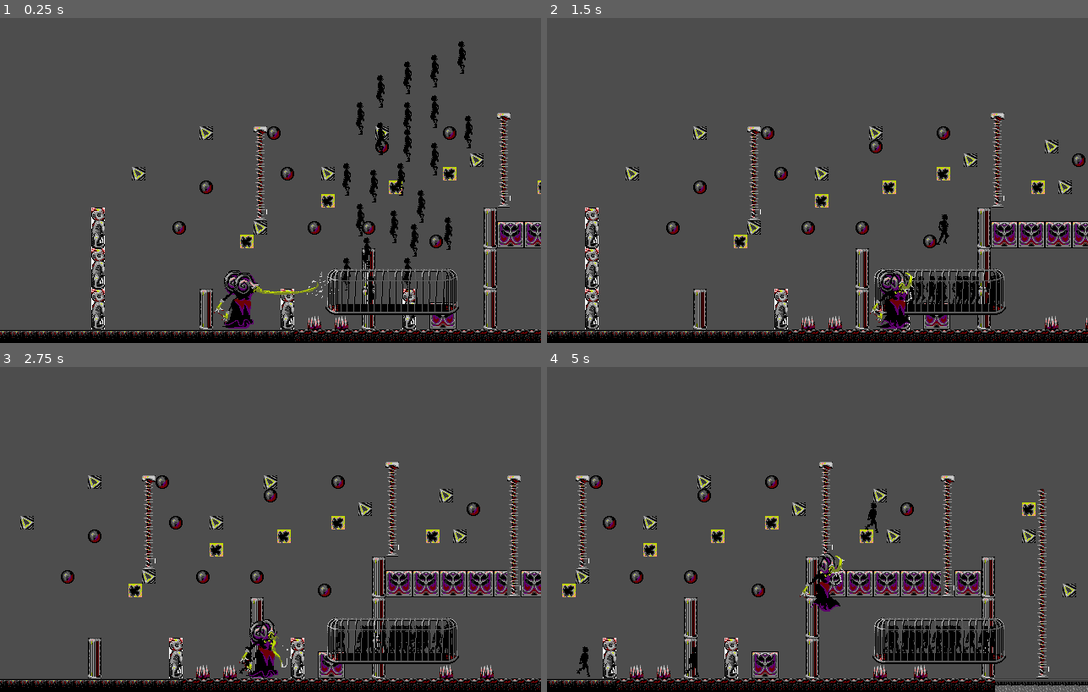
Above: before the commit, frames 1-4 (two rows, left to right).
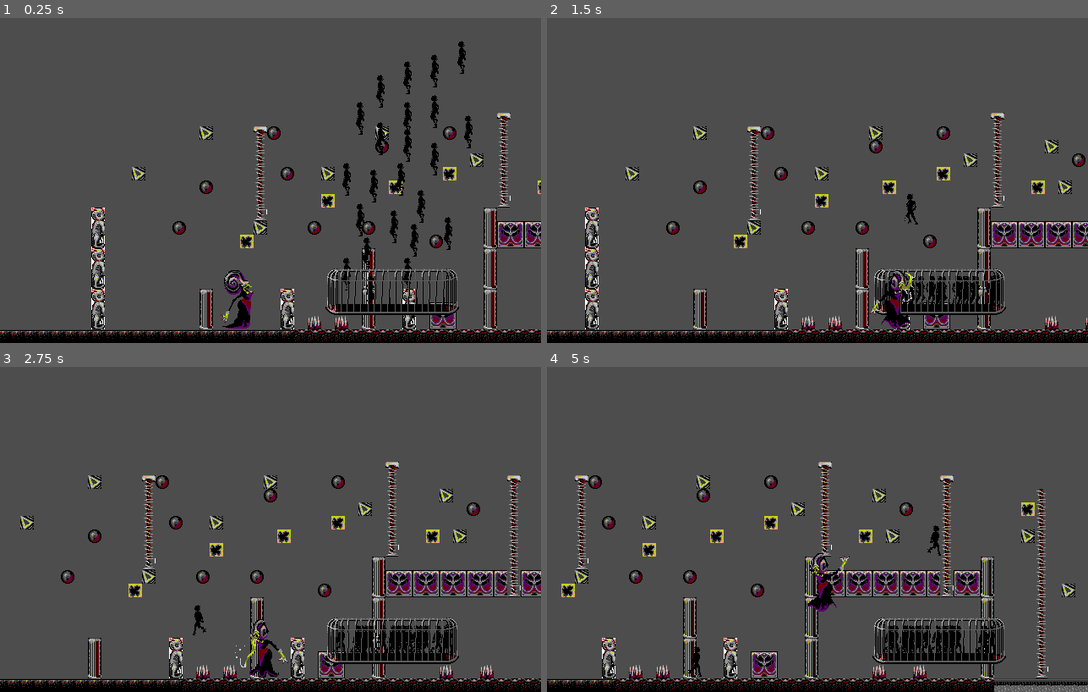
Above: after the commit, the same moments.

Repository: jojovary/HNUWinterGameJam24
Game: Godot game, scene res://Szenen/PrototypeLevel.tscn
The game is run twice, just before and just after one commit, with the same random seed, the same clock (stepped at 60 frames per second) and the same inputs.
Inputs (mouse positions are in pixels of both pictures, inside the frame that each line leads up to):
- Up to frame 1 (0.25 s): no input
- Up to frame 2 (1.5 s): tap Enter (eat) at 0.5 s; move the mouse to (936, 164) at 0.52 s; hold Right (ui_right) from 0.53 s (still down); tap E (Slash) at 0.6 s; click (936, 164) at 0.67 s; tap Space (jump) at 0.77 s; tap Q (Whip) at 0.8, 1.35 s; move the mouse to (709, 196) at 1.27 s; click (709, 196) at 1.42 s
- Up to frame 3 (2.75 s): tap Space (jump) at 1.52 s; tap E (Slash) at 1.55 s; move the mouse to (324, 458) at 2.02 s; release Right (ui_right) at 2.03 s; hold Left (ui_left) from 2.03 s (still down); hold Right mouse button (Dash) from 2.03 s (still down); click (324, 458) at 2.17 s; tap Q (Whip) at 2.3 s
- Up to frame 4 (5 s): move the mouse to (790, 594) at 2.77 s; release Left (ui_left) at 2.78 s; release Right mouse button (Dash) at 2.78 s; hold Right (ui_right) 2.78-4.28 s; tap E (Slash) at 2.85, 4.55 s; click (790, 594) at 2.92 s; tap Space (jump) at 3.02, 3.77, 4.52 s; move the mouse to (979, 578) at 3.52 s; tap Q (Whip) at 3.6 s; click (979, 578) at 3.67 s; move the mouse to (655, 480) at 4.27 s; hold Left (ui_left) from 4.28 s (still down); tap Enter (eat) at 4.35 s; click (655, 480) at 4.42 s

The runs differ from the first frame. In frame 1, 0.5% of the frame differs, in the area x 39-63%, y 78-96%; in frame 2, 0.4%; in frame 3, 0.8%; in frame 4, 8.3%, in the area x 0-100%, y 29-100%.
Error before the commit: Attempt to call function 'hide' in base 'null instance' on a null instance. (res://Scripte/playerMovement.gd:52)

Commit message:
Animation und Hitboxes fixed

Diff:
--- a/ssss/Scripte/cage.gd
+++ b/ssss/Scripte/cage.gd
@@ -7,7 +7,7 @@
 	Global.cage = self.get_path()
 
 func _physics_process(delta: float) -> void:
-	print(self.get_path())
+	#print(self.get_path())
 
 	$".".position +=  direction * delta
 
--- a/ssss/Scripte/global.gd
+++ b/ssss/Scripte/global.gd
@@ -22,7 +22,7 @@
 	if time_passed >= wait_time:
 		# release human
 		if enemies.size() > 0:
-			print(enemies[randi_range(0,enemies.size()-1)])
+			#print(enemies[randi_range(0,enemies.size()-1)])
 			var enemy = get_node(enemies[randi_range(0,enemies.size()-1)])
 			var cager = get_node(cage)
 			enemy.changeState()
--- a/ssss/Scripte/main_menu_parallax.gd
+++ b/ssss/Scripte/main_menu_parallax.gd
@@ -30,15 +30,15 @@
 
 func _input(event):
 	if event is InputEventMouseButton:
-		print("Mouse Click/Unclick at: ", event.position)
+		#print("Mouse Click/Unclick at: ", event.position)
 		pass
 	if event is InputEventMouseMotion:
-		print("Mouse Motion at: ", event.position)
+		#print("Mouse Motion at: ", event.position)
 		mouse_position = event.position
 		#Print the size of the viewport.
-		print("Viewport Resolution is: ", get_viewport().get_visible_rect().size)
+		#print("Viewport Resolution is: ", get_viewport().get_visible_rect().size)
 
 func mouseplayer_vector():
-	print (mouse_position.position - $".".position)
-
+	#print (mouse_position.position - $".".position)
+	pass
 	#offset_dash = $CollisionShape2D.position - mouse_position
--- a/ssss/Scripte/player.gd
+++ b/ssss/Scripte/player.gd
@@ -28,7 +28,8 @@
 
 func _ready():
 	player_target =  $".".position
-
+	$WhipHitbox.disable()
+	$SlashHitbox.disable()
 
 func jump(delta):
 	 # while the player is jumping gravity should affect him
--- a/ssss/Scripte/playerMovement.gd
+++ b/ssss/Scripte/playerMovement.gd
@@ -5,11 +5,17 @@
 const DECELERATION = 5.0
 const JUMP_VELOCITY = -400.0
 var facing = 1
-var attack_animation = false
+var whip_attack_anim = false
+var slash_attack_anim
 
 
 func _ready():
-	$PlayerSpriteAttack.hide()
+	$WhipSprite.hide()
+	$SlashSprite.hide()
+
+
+
+
 
 func _physics_process(delta: float) -> void:
 	_movement()
@@ -25,10 +31,13 @@
 		velocity.y = JUMP_VELOCITY
 
 	if velocity.x < 0:
-		$Sprite2D.flip_h = true
+		$PlayerSpriteMovement.flip_h = true
+		$WhipSprite.flip_h = true
+		$SlashSprite.flip_h = true
 	elif velocity.x > 0:
-		$Sprite2D.flip_h = false
-
+		$PlayerSpriteMovement.flip_h = false
+		$WhipSprite.flip_h = false
+		$SlashSprite.flip_h = false
 
 
 
@@ -44,32 +53,54 @@
 
 	move_and_slide()
 func _animation_check():
-	if attack_animation == true:
+	if slash_attack_anim == true:
 		$PlayerSpriteMovement.hide()
-		$Sprite2D2.show()
-	if attack_animation == false:
+		$WhipSprite.hide()
+		$SlashSprite.show()
+	elif whip_attack_anim:
+		$PlayerSpriteMovement.hide()
+		$WhipSprite.show()
+		$SlashSprite.hide()
+	elif !slash_attack_anim:
 		$PlayerSpriteMovement.show()
-		$Sprite2D2.hide()
+		$WhipSprite.hide()
+		$SlashSprite.hide()
+	elif !whip_attack_anim:
+		$PlayerSpriteMovement.show()
+		$WhipSprite.hide()
+		$SlashSprite.hide()
+
 
 func _attacks():
 	if Input.is_action_just_pressed("Whip"):
-		$PlayerAnimationAttack.play("Whip")
+		$PlayerAnimationAttackWhip.play("Whip")
+		whip_attack_anim = true
 
 	if Input.is_action_just_pressed("Slash"):
-		$PlayerSpriteAttack.play("Slash")
+		$PlayerAnimationAttackSlash.play("Slash")
+		slash_attack_anim = true
 
 func _movement():
 		if Input.is_action_just_pressed("ui_left") or 	Input.is_action_just_pressed("ui_right") or is_on_floor():
 			$PlayerSpriteMovement.play("Walk")
-		if  not is_on_floor() and attack_animation ==false:
+		if  not is_on_floor() and slash_attack_anim == false and whip_attack_anim == false:
 			$PlayerSpriteMovement.play("Jump")
 
 #func _hitboxes():
 	#$PlayerSpriteAttack.get_frame()
 
-func _on_player_sprite_attack_animation_finished():
-	attack_animation = false
+#func _on_player_sprite_attack_animation_finished():
+	#attack_animation = false
+#
+#
+#func _on_player_sprite_attack_frame_changed():
+	#attack_animation = true
 
 
-func _on_player_sprite_attack_frame_changed():
-	attack_animation = true
+
+
+func _on_player_animation_attack_whip_animation_finished(Whip):
+	whip_attack_anim = false
+
+func _on_player_animation_attack_slash_animation_finished(Slash):
+	slash_attack_anim = false
--- /dev/null
+++ b/ssss/Scripte/whip_hitbox.gd
@@ -0,0 +1,19 @@
+extends Area2D
+
+
+# Called when the node enters the scene tree for the first time.
+func _ready():
+	pass # Replace with function body.
+
+
+# Called every frame. 'delta' is the elapsed time since the previous frame.
+func _process(delta):
+	pass
+
+
+func _on_body_shape_entered(body_rid, body, body_shape_index, local_shape_index):
+	#print("WHACK!")
+	pass
+
+func _on_body_entered(body):
+	print("WHACK!" + str(body))
--- a/ssss/Szenen/player.tscn
+++ b/ssss/Szenen/player.tscn
@@ -6,6 +6,7 @@
 [ext_resource type="Texture2D" uid="uid://spwirbtsvqgy" path="res://Sprites/WorkingSprites/KrakenPussy_Jump.png" id="3_sny7w"]
 [ext_resource type="Texture2D" uid="uid://dmjqsnkxupsle" path="res://Sprites/WorkingSprites/KrakenPussy_Whip.png" id="5_v0ge4"]
 [ext_resource type="Texture2D" uid="uid://cicpqvfm0h8c5" path="res://Sprites/WorkingSprites/KrakenPussy_Slash.png" id="6_gnklw"]
+[ext_resource type="Script" path="res://Scripte/whip_hitbox.gd" id="7_67ysn"]
 
 [sub_resource type="AtlasTexture" id="AtlasTexture_r8t0n"]
 atlas = ExtResource("3_sny7w")
@@ -161,11 +162,206 @@
 
 [sub_resource type="CapsuleShape2D" id="CapsuleShape2D_0fhlm"]
 radius = 13.1384
-height = 45.01
+height = 44.057
 
 [sub_resource type="CapsuleShape2D" id="CapsuleShape2D_ambn3"]
-radius = 13.6994
-height = 92.1895
+radius = 18.0761
+height = 119.369
+
+[sub_resource type="Animation" id="Animation_yq0ie"]
+length = 0.001
+tracks/0/type = "value"
+tracks/0/imported = false
+tracks/0/enabled = true
+tracks/0/path = NodePath("WhipSprite:frame")
+tracks/0/interp = 1
+tracks/0/loop_wrap = true
+tracks/0/keys = {
+"times": PackedFloat32Array(),
+"transitions": PackedFloat32Array(),
+"update": 1,
+"values": []
+}
+tracks/1/type = "value"
+tracks/1/imported = false
+tracks/1/enabled = true
+tracks/1/path = NodePath("WhipHitbox/CollisionShape2D:disabled")
+tracks/1/interp = 1
+tracks/1/loop_wrap = true
+tracks/1/keys = {
+"times": PackedFloat32Array(0),
+"transitions": PackedFloat32Array(1),
+"update": 1,
+"values": [false]
+}
+tracks/2/type = "value"
+tracks/2/imported = false
+tracks/2/enabled = true
+tracks/2/path = NodePath("WhipHitbox/CollisionShape2D:position")
+tracks/2/interp = 1
+tracks/2/loop_wrap = true
+tracks/2/keys = {
+"times": PackedFloat32Array(0),
+"transitions": PackedFloat32Array(1),
+"update": 0,
+"values": [Vector2(56, -14)]
+}
+tracks/3/type = "value"
+tracks/3/imported = false
+tracks/3/enabled = true
+tracks/3/path = NodePath("WhipHitbox/CollisionShape2D:rotation")
+tracks/3/interp = 1
+tracks/3/loop_wrap = true
+tracks/3/keys = {
+"times": PackedFloat32Array(0),
+"transitions": PackedFloat32Array(1),
+"update": 0,
+"values": [1.43684]
+}
+tracks/4/type = "value"
+tracks/4/imported = false
+tracks/4/enabled = true
+tracks/4/path = NodePath("WhipHitbox/CollisionShape2D:scale")
+tracks/4/interp = 1
+tracks/4/loop_wrap = true
+tracks/4/keys = {
+"times": PackedFloat32Array(0),
+"transitions": PackedFloat32Array(1),
+"update": 0,
+"values": [Vector2(1, 1)]
+}
+tracks/5/type = "value"
+tracks/5/imported = false
+tracks/5/enabled = true
+tracks/5/path = NodePath("WhipHitbox/CollisionShape2D:skew")
+tracks/5/interp = 1
+tracks/5/loop_wrap = true
+tracks/5/keys = {
+"times": PackedFloat32Array(0),
+"transitions": PackedFloat32Array(1),
+"update": 0,
+"values": [0.0]
+}
+tracks/6/type = "value"
+tracks/6/imported = false
+tracks/6/enabled = true
+tracks/6/path = NodePath("SlashSprite:frame")
+tracks/6/interp = 1
+tracks/6/loop_wrap = true
+tracks/6/keys = {
+"times": PackedFloat32Array(),
+"transitions": PackedFloat32Array(),
+"update": 1,
+"values": []
+}
+tracks/7/type = "value"
+tracks/7/imported = false
+tracks/7/enabled = true
+tracks/7/path = NodePath("SlashHitbox/CollisionShape2D:disabled")
+tracks/7/interp = 1
+tracks/7/loop_wrap = true
+tracks/7/keys = {
+"times": PackedFloat32Array(0),
+"transitions": PackedFloat32Array(1),
+"update": 1,
+"values": [false]
+}
+tracks/8/type = "value"
+tracks/8/imported = false
+tracks/8/enabled = true
+tracks/8/path = NodePath("SlashHitbox/CollisionShape2D:position")
+tracks/8/interp = 1
+tracks/8/loop_wrap = true
+tracks/8/keys = {
+"times": PackedFloat32Array(0),
+"transitions": PackedFloat32Array(1),
+"update": 0,
+"values": [Vector2(30, -7)]
+}
+tracks/9/type = "value"
+tracks/9/imported = false
+tracks/9/enabled = true
+tracks/9/path = NodePath("SlashHitbox/CollisionShape2D:rotation")
+tracks/9/interp = 1
+tracks/9/loop_wrap = true
+tracks/9/keys = {
+"times": PackedFloat32Array(0),
+"transitions": PackedFloat32Array(1),
+"update": 0,
+"values": [1.46518]
+}
+tracks/10/type = "value"
+tracks/10/imported = false
+tracks/10/enabled = true
+tracks/10/path = NodePath("SlashHitbox/CollisionShape2D:scale")
+tracks/10/interp = 1
+tracks/10/loop_wrap = true
+tracks/10/keys = {
+"times": PackedFloat32Array(0),
+"transitions": PackedFloat32Array(1),
+"update": 0,
+"values": [Vector2(1, 1)]
+}
+tracks/11/type = "value"
+tracks/11/imported = false
+tracks/11/enabled = true
+tracks/11/path = NodePath("SlashHitbox/CollisionShape2D:skew")
+tracks/11/interp = 1
+tracks/11/loop_wrap = true
+tracks/11/keys = {
+"times": PackedFloat32Array(0),
+"transitions": PackedFloat32Array(1),
+"update": 0,
+"values": [0.0]
+}
+tracks/12/type = "value"
+tracks/12/imported = false
+tracks/12/enabled = true
+tracks/12/path = NodePath("WhipHitbox:monitoring")
+tracks/12/interp = 1
+tracks/12/loop_wrap = true
+tracks/12/keys = {
+"times": PackedFloat32Array(0),
+"transitions": PackedFloat32Array(1),
+"update": 1,
+"values": [false]
+}
+tracks/13/type = "value"
+tracks/13/imported = false
+tracks/13/enabled = true
+tracks/13/path = NodePath("WhipHitbox:monitorable")
+tracks/13/interp = 1
+tracks/13/loop_wrap = true
+tracks/13/keys = {
+"times": PackedFloat32Array(0),
+"transitions": PackedFloat32Array(1),
+"update": 1,
+"values": [false]
+}
+tracks/14/type = "value"
+tracks/14/imported = false
+tracks/14/enabled = true
+tracks/14/path = NodePath("SlashHitbox:monitoring")
+tracks/14/interp = 1
+tracks/14/loop_wrap = true
+tracks/14/keys = {
+"times": PackedFloat32Array(0),
+"transitions": PackedFloat32Array(1),
+"update": 1,
+"values": [false]
+}
+tracks/15/type = "value"
+tracks/15/imported = false
+tracks/15/enabled = true
+tracks/15/path = NodePath("SlashHitbox:monitorable")
+tracks/15/interp = 1
+tracks/15/loop_wrap = true
+tracks/15/keys = {
+"times": PackedFloat32Array(0),
+"transitions": PackedFloat32Array(1),
+"update": 1,
+"values": [false]
+}
 
 [sub_resource type="Animation" id="Animation_r3tp3"]
 resource_name = "Whip"
@@ -189,10 +385,10 @@
 tracks/1/interp = 1
 tracks/1/loop_wrap = true
 tracks/1/keys = {
-"times": PackedFloat32Array(0, 0.1, 0.166667),
-"transitions": PackedFloat32Array(1, 1, 1),
-"update": 1,
-"values": [false, false, false]
+"times": PackedFloat32Array(0, 0.0333333, 0.1, 0.166667, 0.2, 0.266667, 0.3, 0.366667),
+"transitions": PackedFloat32Array(1, 1, 1, 1, 1, 1, 1, 1),
+"update": 1,
+"values": [true, false, false, false, false, false, false, true]
 }
 tracks/2/type = "value"
 tracks/2/imported = false
@@ -201,10 +397,10 @@
 tracks/2/interp = 1
 tracks/2/loop_wrap = true
 tracks/2/keys = {
-"times": PackedFloat32Array(0, 0.1),
-"transitions": PackedFloat32Array(9.18958, 1),
-"update": 0,
-"values": [Vector2(56, -14), Vector2(0, 12)]
+"times": PackedFloat32Array(0, 0.1, 0.166667, 0.2, 0.266667, 0.3),
+"transitions": PackedFloat32Array(9.18958, 1, 1, 1, 1, 1),
+"update": 0,
+"values": [Vector2(56, -14), Vector2(0, 12), Vector2(0, 12), Vector2(4, -25), Vector2(4, -25), Vector2(4, -25)]
 }
 tracks/3/type = "value"
 tracks/3/imported = false
@@ -213,10 +409,10 @@
 tracks/3/interp = 1
 tracks/3/loop_wrap = true
 tracks/3/keys = {
-"times": PackedFloat32Array(0, 0.1),
-"transitions": PackedFloat32Array(1, 1),
-"update": 0,
-"values": [1.43684, 1.61959]
+"times": PackedFloat32Array(0, 0.1, 0.166667, 0.2, 0.266667, 0.3),
+"transitions": PackedFloat32Array(1, 1, 1, 1, 1, 1),
+"update": 0,
+"values": [1.43684, 1.61959, 1.61959, 1.47085, 1.47085, 1.47085]
 }
 tracks/4/type = "value"
 tracks/4/imported = false
@@ -225,10 +421,10 @@
 tracks/4/interp = 1
 tracks/4/loop_wrap = true
 tracks/4/keys = {
-"times": PackedFloat32Array(0, 0.1),
-"transitions": PackedFloat32Array(1, 1),
-"update": 0,
-"values": [Vector2(1, 1), Vector2(1, 1)]
+"times": PackedFloat32Array(0, 0.1, 0.166667, 0.2, 0.266667, 0.3),
+"transitions": PackedFloat32Array(1, 1, 1, 1, 1, 1),
+"update": 0,
+"values": [Vector2(1, 1), Vector2(1, 1), Vector2(1, 1), Vector2(1, 1), Vector2(1, 1), Vector2(1, 1)]
 }
 tracks/5/type = "value"
 tracks/5/imported = false
@@ -237,90 +433,164 @@
 tracks/5/interp = 1
 tracks/5/loop_wrap = true
 tracks/5/keys = {
-"times": PackedFloat32Array(0),
-"transitions": PackedFloat32Array(1),
-"update": 0,
-"values": [0.0]
-}
-
-[sub_resource type="Animation" id="Animation_yq0ie"]
-length = 0.001
+"times": PackedFloat32Array(0, 0.166667, 0.2, 0.266667, 0.3),
+"transitions": PackedFloat32Array(1, 1, 1, 1, 1),
+"update": 0,
+"values": [0.0, 0.0, 0.0, 0.0, 0.0]
+}
+tracks/6/type = "value"
+tracks/6/imported = false
+tracks/6/enabled = true
+tracks/6/path = NodePath("WhipHitbox:disable_mode")
+tracks/6/interp = 1
+tracks/6/loop_wrap = true
+tracks/6/keys = {
+"times": PackedFloat32Array(),
+"transitions": PackedFloat32Array(),
+"update": 1,
+"values": []
+}
+tracks/7/type = "value"
+tracks/7/imported = false
+tracks/7/enabled = true
+tracks/7/path = NodePath("WhipHitbox:monitoring")
+tracks/7/interp = 1
+tracks/7/loop_wrap = true
+tracks/7/keys = {
+"times": PackedFloat32Array(0, 0.0333333, 0.3, 0.366667),
+"transitions": PackedFloat32Array(1, 1, 1, 1),
+"update": 1,
+"values": [false, true, true, false]
+}
+tracks/8/type = "value"
+tracks/8/imported = false
+tracks/8/enabled = true
+tracks/8/path = NodePath("WhipHitbox:monitorable")
+tracks/8/interp = 1
+tracks/8/loop_wrap = true
+tracks/8/keys = {
+"times": PackedFloat32Array(0, 0.0333333, 0.3, 0.366667),
+"transitions": PackedFloat32Array(1, 1, 1, 1),
+"update": 1,
+"values": [false, true, true, false]
+}
+
+[sub_resource type="Animation" id="Animation_und7k"]
+resource_name = "Slash"
+length = 0.5
 tracks/0/type = "value"
 tracks/0/imported = false
 tracks/0/enabled = true
-tracks/0/path = NodePath("WhipSprite:frame")
+tracks/0/path = NodePath("SlashSprite:frame")
 tracks/0/interp = 1
 tracks/0/loop_wrap = true
 tracks/0/keys = {
-"times": PackedFloat32Array(0),
-"transitions": PackedFloat32Array(1),
-"update": 1,
-"values": [0]
+"times": PackedFloat32Array(0, 0.1, 0.2, 0.3, 0.4, 0.466667),
+"transitions": PackedFloat32Array(1, 1, 1, 1, 1, 1),
+"update": 1,
+"values": [1, 1, 2, 3, 4, 4]
 }
 tracks/1/type = "value"
 tracks/1/imported = false
 tracks/1/enabled = true
-tracks/1/path = NodePath("WhipHitbox/CollisionShape2D:disabled")
+tracks/1/path = NodePath("SlashHitbox/CollisionShape2D:disabled")
 tracks/1/interp = 1
 tracks/1/loop_wrap = true
 tracks/1/keys = {
-"times": PackedFloat32Array(0),
-"transitions": PackedFloat32Array(1),
-"update": 1,
-"values": [false]
+"times": PackedFloat32Array(0, 0.0333333, 0.166667, 0.2, 0.3, 0.366667, 0.4),
+"transitions": PackedFloat32Array(1, 1, 1, 1, 26.9087, 1, 1),
+"update": 1,
+"values": [true, false, false, false, false, false, true]
 }
 tracks/2/type = "value"
 tracks/2/imported = false
 tracks/2/enabled = true
-tracks/2/path = NodePath("WhipHitbox/CollisionShape2D:position")
+tracks/2/path = NodePath("SlashHitbox/CollisionShape2D:position")
 tracks/2/interp = 1
 tracks/2/loop_wrap = true
 tracks/2/keys = {
-"times": PackedFloat32Array(0),
-"transitions": PackedFloat32Array(1),
-"update": 0,
-"values": [Vector2(56, -14)]
+"times": PackedFloat32Array(0, 0.166667, 0.2, 0.3, 0.4),
+"transitions": PackedFloat32Array(1, 1, 1, 1, 1),
+"update": 0,
+"values": [Vector2(30, -7), Vector2(30, -7), Vector2(19, -2), Vector2(-22, -22), Vector2(-22, -22)]
 }
 tracks/3/type = "value"
 tracks/3/imported = false
 tracks/3/enabled = true
-tracks/3/path = NodePath("WhipHitbox/CollisionShape2D:rotation")
+tracks/3/path = NodePath("SlashHitbox/CollisionShape2D:rotation")
 tracks/3/interp = 1
 tracks/3/loop_wrap = true
 tracks/3/keys = {
-"times": PackedFloat32Array(0),
-"transitions": PackedFloat32Array(1),
-"update": 0,
-"values": [1.43684]
+"times": PackedFloat32Array(0, 0.166667, 0.2, 0.3, 0.4),
+"transitions": PackedFloat32Array(1, 1, 1, 1, 1),
+"update": 0,
+"values": [1.46518, 1.46518, 1.46518, 2.40874, 2.40874]
 }
 tracks/4/type = "value"
 tracks/4/imported = false
 tracks/4/enabled = true
-tracks/4/path = NodePath("WhipHitbox/CollisionShape2D:scale")
+tracks/4/path = NodePath("SlashHitbox/CollisionShape2D:scale")
 tracks/4/interp = 1
 tracks/4/loop_wrap = true
 tracks/4/keys = {
-"times": PackedFloat32Array(0),
-"transitions": PackedFloat32Array(1),
-"update": 0,
-"values": [Vector2(1, 1)]
+"times": PackedFloat32Array(0, 0.166667, 0.2, 0.3, 0.4),
+"transitions": PackedFloat32Array(1, 1, 1, 1, 1),
+"update": 0,
+"values": [Vector2(1, 1), Vector2(1, 1), Vector2(1, 1), Vector2(1, 1), Vector2(1, 1)]
 }
 tracks/5/type = "value"
 tracks/5/imported = false
 tracks/5/enabled = true
-tracks/5/path = NodePath("WhipHitbox/CollisionShape2D:skew")
+tracks/5/path = NodePath("SlashHitbox/CollisionShape2D:skew")
 tracks/5/interp = 1
 tracks/5/loop_wrap = true
 tracks/5/keys = {
-"times": PackedFloat32Array(0),
-"transitions": PackedFloat32Array(1),
-"update": 0,
-"values": [0.0]
+"times": PackedFloat32Array(0, 0.166667, 0.2, 0.3, 0.4),
+"transitions": PackedFloat32Array(1, 1, 1, 1, 1),
+"update": 0,
+"values": [0.0, 0.0, 0.0, 0.0, 0.0]
+}
+tracks/6/type = "value"
+tracks/6/imported = false
+tracks/6/enabled = true
+tracks/6/path = NodePath("SlashHitbox:disable_mode")
+tracks/6/interp = 1
+tracks/6/loop_wrap = true
+tracks/6/keys = {
+"times": PackedFloat32Array(),
+"transitions": PackedFloat32Array(),
+"update": 1,
+"values": []
+}
+tracks/7/type = "value"
+tracks/7/imported = false
+tracks/7/enabled = true
+tracks/7/path = NodePath("SlashHitbox:monitoring")
+tracks/7/interp = 1
+tracks/7/loop_wrap = true
+tracks/7/keys = {
+"times": PackedFloat32Array(0, 0.0333333, 0.366667, 0.4),
+"transitions": PackedFloat32Array(1, 1, 1, 1),
+"update": 1,
+"values": [false, true, true, false]
+}
+tracks/8/type = "value"
+tracks/8/imported = false
+tracks/8/enabled = true
+tracks/8/path = NodePath("SlashHitbox:monitorable")
+tracks/8/interp = 1
+tracks/8/loop_wrap = true
+tracks/8/keys = {
+"times": PackedFloat32Array(0, 0.0333333, 0.366667, 0.4),
+"transitions": PackedFloat32Array(1, 1, 1, 1),
+"update": 1,
+"values": [false, true, true, false]
 }
 
 [sub_resource type="AnimationLibrary" id="AnimationLibrary_xakfu"]
 _data = {
 "RESET": SubResource("Animation_yq0ie"),
+"Slash": SubResource("Animation_und7k"),
 "Whip": SubResource("Animation_r3tp3")
 }
 
@@ -339,6 +609,7 @@
 visible = false
 sprite_frames = SubResource("SpriteFrames_4i5kr")
 animation = &"Jump"
+frame_progress = 0.0713933
 
 [node name="PlayerSpriteAttack" type="AnimatedSprite2D" parent="."]
 visible = false
@@ -348,6 +619,10 @@
 frame_progress = 1.0
 
 [node name="SlashHitbox" type="Area2D" parent="."]
+collision_layer = 0
+collision_mask = 2
+monitoring = false
+monitorable = false
 
 [node name="CollisionShape2D" type="CollisionShape2D" parent="SlashHitbox"]
 position = Vector2(30, -7)
@@ -355,21 +630,45 @@
 shape = SubResource("CapsuleShape2D_0fhlm")
 
 [node name="WhipHitbox" type="Area2D" parent="."]
+visible = false
+collision_layer = 0
+collision_mask = 2
+monitoring = false
+monitorable = false
+script = ExtResource("7_67ysn")
 
 [node name="CollisionShape2D" type="CollisionShape2D" parent="WhipHitbox"]
+visible = false
 position = Vector2(56, -14)
 rotation = 1.43684
 shape = SubResource("CapsuleShape2D_ambn3")
 
-[node name="PlayerAnimationAttack" type="AnimationPlayer" parent="."]
+[node name="PlayerAnimationAttackWhip" type="AnimationPlayer" parent="."]
 libraries = {
 "": SubResource("AnimationLibrary_xakfu")
 }
 
+[node name="PlayerAnimationAttackSlash" type="AnimationPlayer" parent="."]
+libraries = {
+"": SubResource("AnimationLibrary_xakfu")
+}
+
 [node name="WhipSprite" type="Sprite2D" parent="."]
+visible = false
 texture = ExtResource("5_v0ge4")
 hframes = 3
 vframes = 2
+frame = 3
+
+[node name="SlashSprite" type="Sprite2D" parent="."]
+texture = ExtResource("6_gnklw")
+hframes = 5
+frame = 4
 
 [connection signal="animation_finished" from="PlayerSpriteAttack" to="." method="_on_player_sprite_attack_animation_finished"]
 [connection signal="frame_changed" from="PlayerSpriteAttack" to="." method="_on_player_sprite_attack_frame_changed"]
+[connection signal="body_entered" from="WhipHitbox" to="WhipHitbox" method="_on_body_entered"]
+[connection signal="body_shape_entered" from="WhipHitbox" to="WhipHitbox" method="_on_body_shape_entered"]
+[connection signal="animation_finished" from="PlayerAnimationAttackWhip" to="." method="_on_player_animation_attack_whip_animation_finished"]
+[connection signal="animation_finished" from="PlayerAnimationAttackSlash" to="." method="_on_player_animation_attack_slash_animation_finished"]
+[connection signal="current_animation_changed" from="PlayerAnimationAttackSlash" to="." method="_on_player_animation_attack_slash_current_animation_changed"]
Not shown: 1 places in ssss/Szenen/player.tscn that only renumber resources
